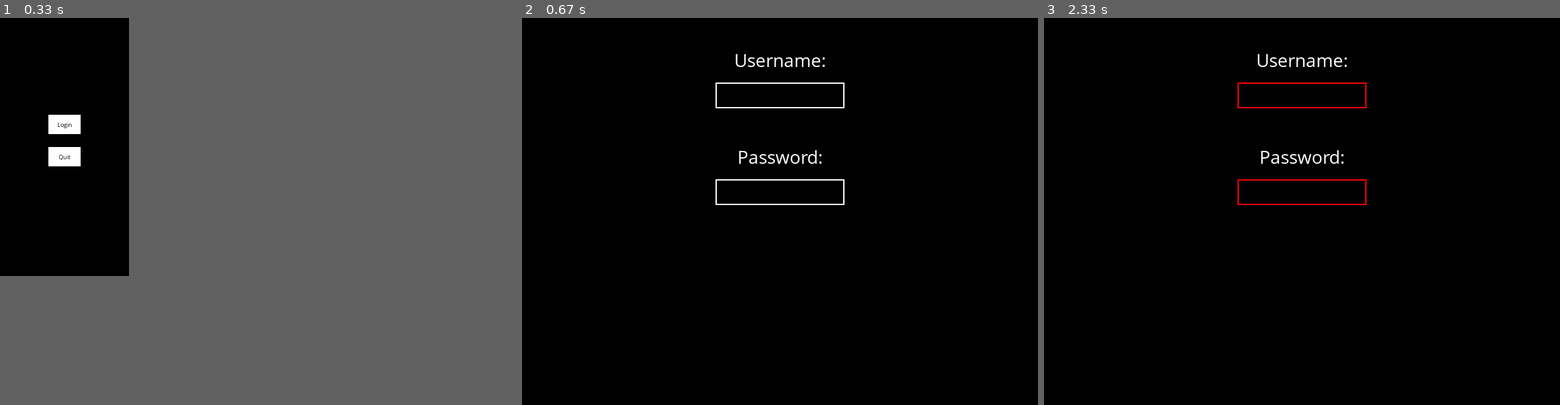
Above: before the commit, frames 1-3 (left to right).
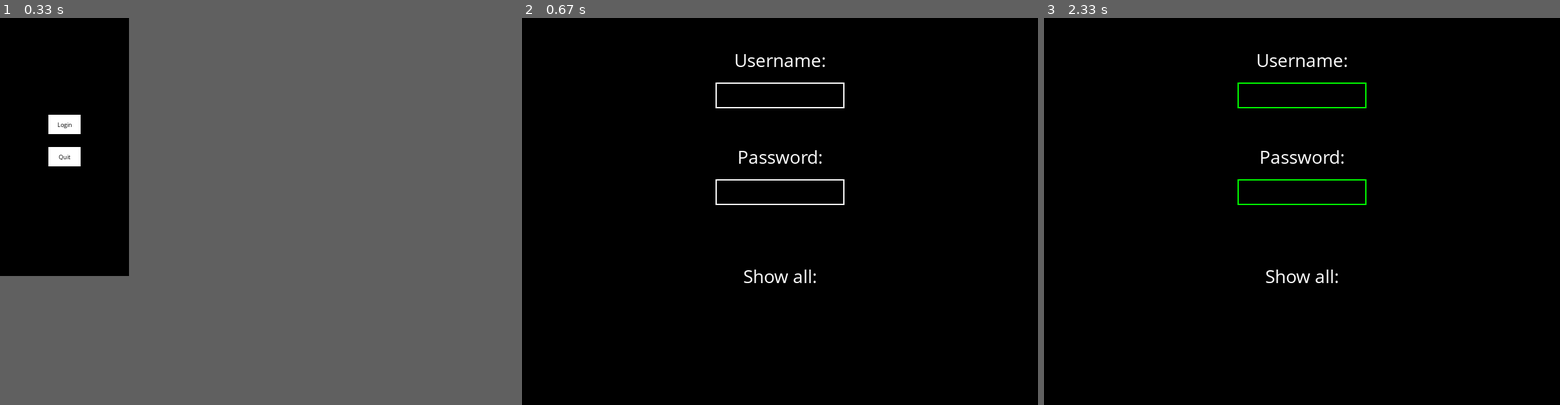
Above: after the commit, the same moments.

Repository: Sulaiman-Gaskell/Pygame_PasswordManager
Game: pygame game, started from logon.py.py
The game is run twice, just before and just after one commit, with the same random seed, the same clock (stepped at 60 frames per second) and the same inputs.
Inputs (mouse positions are in pixels of both pictures, inside the frame that each line leads up to):
- Up to frame 1 (0.33 s): no input
- Up to frame 2 (0.67 s): click "Login" at 0.38 s
- Up to frame 3 (2.33 s): click (1302, 277) at 0.72 s, where only the run after the commit has a clickable "Show all:"; click (1302, 95) at 2.15 s

Frame 1 is identical in both runs. In frame 2, 0.2% of the frame differs, in the area x 43-57%, y 65-69%; in frame 3, 0.6%, in the area x 37-63%, y 16-69%.

Commit message:
Final update

Diff:
--- a/U+P.txt
+++ b/U+P.txt
@@ -0,0 +1 @@
+hi, ainGsTE1*
--- a/logon.py.py
+++ b/logon.py.py
@@ -63,6 +63,9 @@
 if go == 1:
     print()
 else:
+    f = open('U+P.txt','a')
+
+
     nScreen = pygame.display.set_mode((800, 600))
     anotherFont = pygame.font.SysFont('Comic Sans MS', 30)
 
@@ -77,19 +80,31 @@
     password_rect.center = (400,215)
 
 
+    showAll = Square()
+    sText = 'Show all:'
+    showAllS = anotherFont.render(sText, True, (255,255,255))
+    showAll_rect = showAllS.get_rect()
+    showAll_rect.center = (400, 400)
+
     username = ""
     password = ""
     username_box = pygame.Rect(300, 100, 200, 40)
     password_box = pygame.Rect(300, 250, 200, 40)
     color_inactive = pygame.Color('white')
-    color_active = pygame.Color('red')
+    color_active = pygame.Color('green')
     color = color_inactive
     active = None
 
-    # Main game loop
     run = True
     while run:
         for event in pygame.event.get():
+            if event.type == MOUSEBUTTONDOWN:
+                if event.button == 1:
+                    mouse_pos = pygame.mouse.get_pos()
+
+                if showAll_rect.collidepoint(mouse_pos):
+                    print(open('U+P.txt').read())
+
             if event.type == pygame.QUIT:
                 run = False
 
@@ -109,8 +124,10 @@
                     if event.key == pygame.K_RETURN:
                         if active == username_box:
                             print('Username:', username)
+                            f.write(username + ', ')
                         else:
                             print('Password:',password)
+                            f.write(password + '\n')
                         username = ""
                         password = ""
                     elif event.key == pygame.K_BACKSPACE:
@@ -124,10 +141,10 @@
                         else:
                             password += event.unicode
 
-        # Clear the screen
+
         screen.fill((0, 0, 0))
 
-        # Render the input boxes and text
+
         txt_surface_username = anotherFont.render(username, True, color)
         txt_surface_password = anotherFont.render('*' * len(password), True, color)
 
@@ -138,6 +155,7 @@
         nScreen.blit(txt_surface_password, (password_box.x + 5, password_box.y + 5))
         nScreen.blit(usernameS, username_rect)
         nScreen.blit(passwordS, password_rect)
+        nScreen.blit(showAllS, showAll_rect)
 
         pygame.draw.rect(screen, color, username_box, 2)
         pygame.draw.rect(screen, color, password_box, 2)
